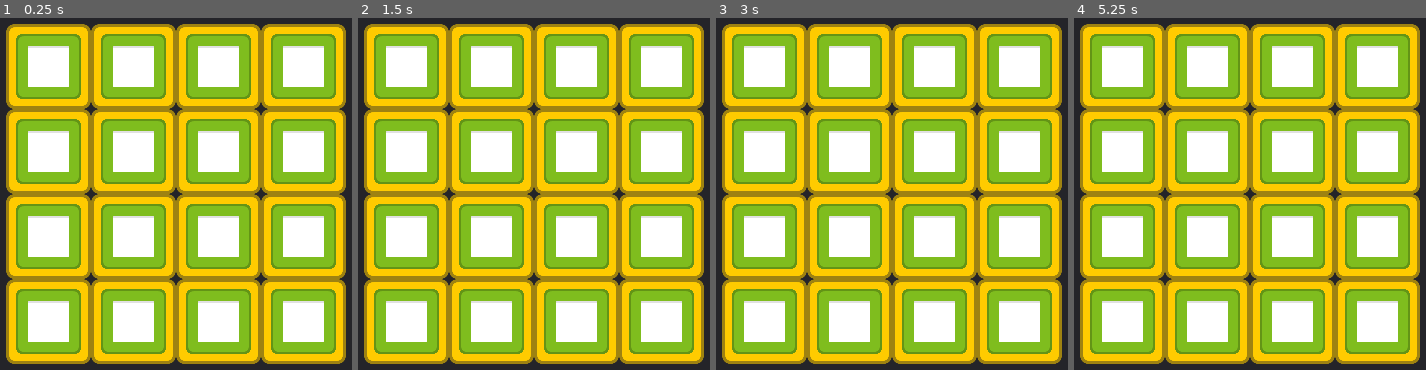
Above: before the commit, frames 1-4 (left to right).
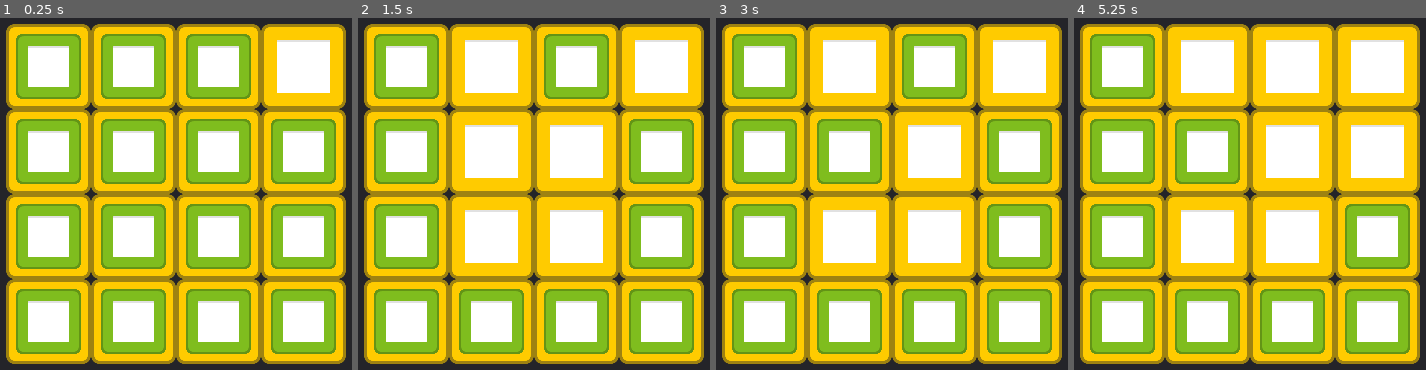
Above: after the commit, the same moments.

Repository: mahe-appkey/appkey_coolLine
Game: Godot game, scene res://tes_2/node/main.tscn
The game is run twice, just before and just after one commit, with the same random seed, the same clock (stepped at 60 frames per second) and the same inputs. The project has no main scene, so this scene is started directly.
Inputs (mouse positions are in pixels of both pictures, inside the frame that each line leads up to):
- Up to frame 1 (0.25 s): no input
- Up to frame 2 (1.5 s): tap Enter at 0.5 s; move the mouse to (534, 194) at 0.52 s; hold Z 0.53-1.28 s; click (534, 194) at 0.67 s; tap Space at 1.25 s; move the mouse to (463, 95) at 1.27 s; tap Z at 1.35 s; click (463, 95) at 1.42 s
- Up to frame 3 (3 s): tap Enter at 2 s; move the mouse to (outside the picture) at 2.02 s; hold Z 2.03-2.78 s; click (outside the picture) at 2.17 s; tap Space at 2.75 s; move the mouse to (874, 190) at 2.77 s; tap Z at 2.85 s; click (874, 190) at 2.92 s
- Up to frame 4 (5.25 s): tap Enter at 3.5 s; move the mouse to (1359, 158) at 3.52 s; hold Z 3.53-4.28 s; click (1359, 158) at 3.67 s; tap Space at 4.25 s; move the mouse to (outside the picture) at 4.27 s; tap Z at 4.35 s; click (outside the picture) at 4.42 s; move the mouse to (1267, 63) at 5.02 s; hold Z from 5.03 s (still down); click (1267, 63) at 5.17 s

The runs differ from the first frame. In frame 1, 2.1% of the frame differs, in the area x 76-96%, y 4-24%; in frame 2, 13%; in frame 3, 10%; in frame 4, 15%, in the area x 28-96%, y 4-72%.

Commit message:
update
- added random empty tile
- added each drive click detect

Diff:
--- a/project.godot
+++ b/project.godot
@@ -26,6 +26,11 @@
 window/stretch/mode="2d"
 window/stretch/aspect="keep"
 
+[input_devices]
+
+pointing/emulate_touch_from_mouse=true
+pointing/emulate_mouse_from_touch=false
+
 [rendering]
 
 environment/default_environment="res://default_env.tres"
--- a/tes_2/script/disk_class.gd
+++ b/tes_2/script/disk_class.gd
@@ -5,8 +5,10 @@
 var diskSlot
 var picked = false
 var divider = 0.5
-var angle_rot = 45
-var rot_speed = 2
+var angle_rot = 0
+var rot_amount = 45
+var rot_speed = 1
+var rot_time = 3
 
 func _init(diskName,diskTexture, diskSlot,diskType):
 	name = diskName
@@ -24,11 +26,23 @@
 
 func rotate_disk():
 	var irot = 0.0
-	print("method call rotate_disk")
+	if abs(angle_rot) == 360:
+		angle_rot = 0
+	angle_rot-= rot_amount
+	print("angle rot: ",angle_rot)
+	var time_delta = 0
+#	print("method call rotate_disk")	while time_delta <= rot_time:
 	while irot >= angle_rot:
-		print("rotate ",irot)
+#		print("_process_delta: ",get_process_delta_time())
 		self.set_rotation(deg2rad(irot))
-		irot +=rot_speed
+		irot -=rot_speed
+
+	pass
+
+#func _input(event):
+#	if event is InputEventMouseButton and event.button_index == BUTTON_LEFT and event.pressed:
+##		print("mouse_click")
+#		self.rotate_disk()
 
 func pickDisk():
 	picked = true
--- a/tes_2/script/tile_container.gd
+++ b/tes_2/script/tile_container.gd
@@ -2,6 +2,7 @@
 
 var tile_arr = Array()
 var disk_arr = Array()
+var ran_tile
 var num_column = 4
 var num_slot = (num_column*num_column)
 const tile_class = preload("res://tes_2/script/tile_class.gd")
@@ -35,27 +36,50 @@
 #	self.position(Vector2(10,320))
 # Called when the node enters the scene tree for the first time.
 func _ready():
+	ran_tile = random_arr(num_slot)
+	generate_tile()
+	generate_disk()
+	add_disk_to_tile(ran_tile)
+	print("Empty Tile no. ",ran_tile)
+	pass
+
+func add_disk_to_tile(ran_num):
+	for i in range (num_slot):
+		if (i != ran_num):
+			tile_arr[i].setDisk(disk_arr[i])
+	pass
+
+func generate_disk():
 	for i in range(num_slot):
-#		init tile
+		var diskName = diskDictionary[0].diskName
+		var diskType = diskDictionary[0].diskType
+		var diskIcon = diskDictionary[0].diskIcon
+		disk_arr.append(disk_class.new(diskName,diskIcon,null,diskType))
+
+func generate_tile():
+#	init tile
+	for i in range(num_slot):
 		var tile_slot = tile_class.new(i)
 		tile_arr.append(tile_slot)
 		self.add_child(tile_slot)
 	print ("tile Size: ",tile_arr.size())
 
-	for i in range(num_slot):
-		var diskName = diskDictionary[0].diskName
-		var diskType = diskDictionary[0].diskType
-		var diskIcon = diskDictionary[0].diskIcon
-		disk_arr.append(disk_class.new(diskName,diskIcon,null,diskType))
-		tile_arr[i].setDisk(disk_arr[i])
-
-
-	pass
+func random_arr(i):
+	randomize()
+	return(randi()%i)
 
 func _gui_input(event):
 	if event is InputEventMouseButton and event.button_index == BUTTON_LEFT and event.pressed:
-		print("mouse_click")
-		disk_arr[0].rotate_disk()
+#		print("mouse_click")
+		var clicked_tile
+		for tile in tile_arr:
+			var tile_mousePos = tile.get_local_mouse_position()
+			var tile_texture = tile.get_texture()
+			var isClicked = tile_mousePos.x >=0 && tile_mousePos.x <= tile_texture.get_width() && \
+			tile_mousePos.y >= 0 && tile_mousePos.y <= tile_texture.get_height()
+			if isClicked and (tile!=tile_arr[ran_tile]):
+				clicked_tile = tile
+				clicked_tile.get_child(0).visible = not clicked_tile.get_child(0).visible
 
 # Called every frame. 'delta' is the elapsed time since the previous frame.
 #func _process(delta):
Not shown, changed: further_thingy.md
